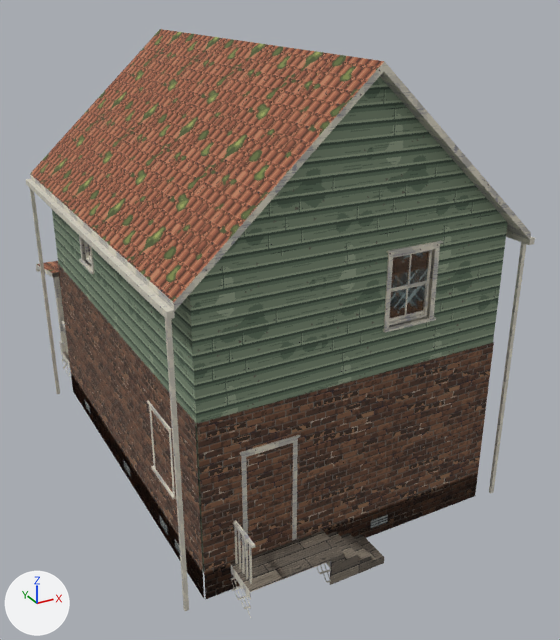
Two versions of the glTF model THE_VEIL_ASSETS_V2/03_Residential/House_Variants/RES_House_MillWorker_B.glb, one commit apart.
One viewpoint serves both versions: a camera (50 mm lens) standing at (-7.05, -21.61, 10.0) and looking at (0.63, -7.66, 3.03). The axes (+X, +Y, +Z) are drawn at lower left. The lights are the same throughout. The older version comes first. Objects named as collision shapes, trigger or cutter boxes, shadow casters or lower levels of detail are left out. Where no turn or scale is listed for an object, it has been applied to the vertices. Vertices at exactly the same position are counted once.

The older version as bpy lines, for what is in view:
```python
me_res_house_millworker_b_exterior = bpy.data.meshes.new('RES_House_MillWorker_B_Exterior')
me_res_house_millworker_b_exterior.from_pydata(...)  # 2202 vertices, 3186 faces; spans x -3.57..3.57, y -12.5..-0.7, z 0.0..8.91
me_res_house_millworker_b_exterior.materials.append(mat_m_arch_sidinggreen)
me_res_house_millworker_b_exterior.materials.append(mat_m_arch_trimpainted)  # picture img_t_arch_trimpainted_png
me_res_house_millworker_b_exterior.materials.append(mat_m_arch_brickweatheredbrown)
me_res_house_millworker_b_exterior.materials.append(mat_m_town_ventgrille)
me_res_house_millworker_b_exterior.materials.append(mat_m_furn_wooddark)  # picture img_t_furn_wooddark_png
me_res_house_millworker_b_exterior.materials.append(mat_m_arch_windowglassdirty)  # picture img_t_arch_windowglassdirty_png
me_res_house_millworker_b_exterior.materials.append(mat_m_arch_woodplanksaged)
me_res_house_millworker_b_exterior.materials.append(mat_m_res_lattice)
me_res_house_millworker_b_exterior.materials.append(mat_m_arch_rooftilesweathered)
me_res_house_millworker_b_exterior.materials.append(mat_m_town_paintwhite)
ob_res_house_millworker_b_exterior = bpy.data.objects.new('RES_House_MillWorker_B_Exterior', me_res_house_millworker_b_exterior)
ob_res_house_millworker_b_exterior.location = (0.0, 0.0, 0.0)
```
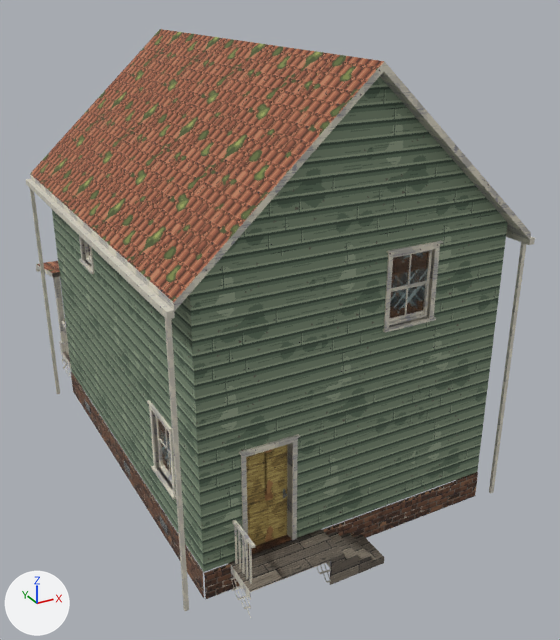
What differs and where, as boxes [x1, y1, x2, y2] in the pictures (560 x 640 px):
part 1 of me_res_house_millworker_b_exterior, deleted
    before: [175, 539, 180, 554]
part 2 of me_res_house_millworker_b_exterior, deleted
    before: [370, 515, 388, 529]
part 3 of me_res_house_millworker_b_exterior, deleted (brown)
    before: [58, 264, 494, 599]

The change, as a list of edits to the scene's bpy script:
```text
Change me_res_house_millworker_b_exterior:
    used by ob_res_house_millworker_b_exterior; location = (0.0, 0.0, 0.0)
    remove me_res_house_millworker_b_exterior.from_pydata(...)  # 2202 vertices, 3186 faces; spans x -3.57..3.57, y -12.5..-0.7, z 0.0..8.91
    add me_res_house_millworker_b_exterior.from_pydata(...)  # 2149 vertices, 3118 faces; spans x -3.57..3.57, y -12.5..-0.7, z 0.0..8.91
    me_res_house_millworker_b_exterior part 1: the loose piece of 8 vertices spanning x -3.13..-3.12, y -10.8..-10.4, z 0.2..0.38 is deleted
    me_res_house_millworker_b_exterior part 2: the loose piece of 8 vertices spanning x 0.4..0.8, y -11.73..-11.72, z 0.2..0.38 is deleted
    me_res_house_millworker_b_exterior part 3
    21 vertices are removed from x -3.12..3.12, y -11.72..-3.08, z 0.0..3.58
    28 faces are deleted
    other edits to the shape of me_res_house_millworker_b_exterior do not show in these pictures
```
